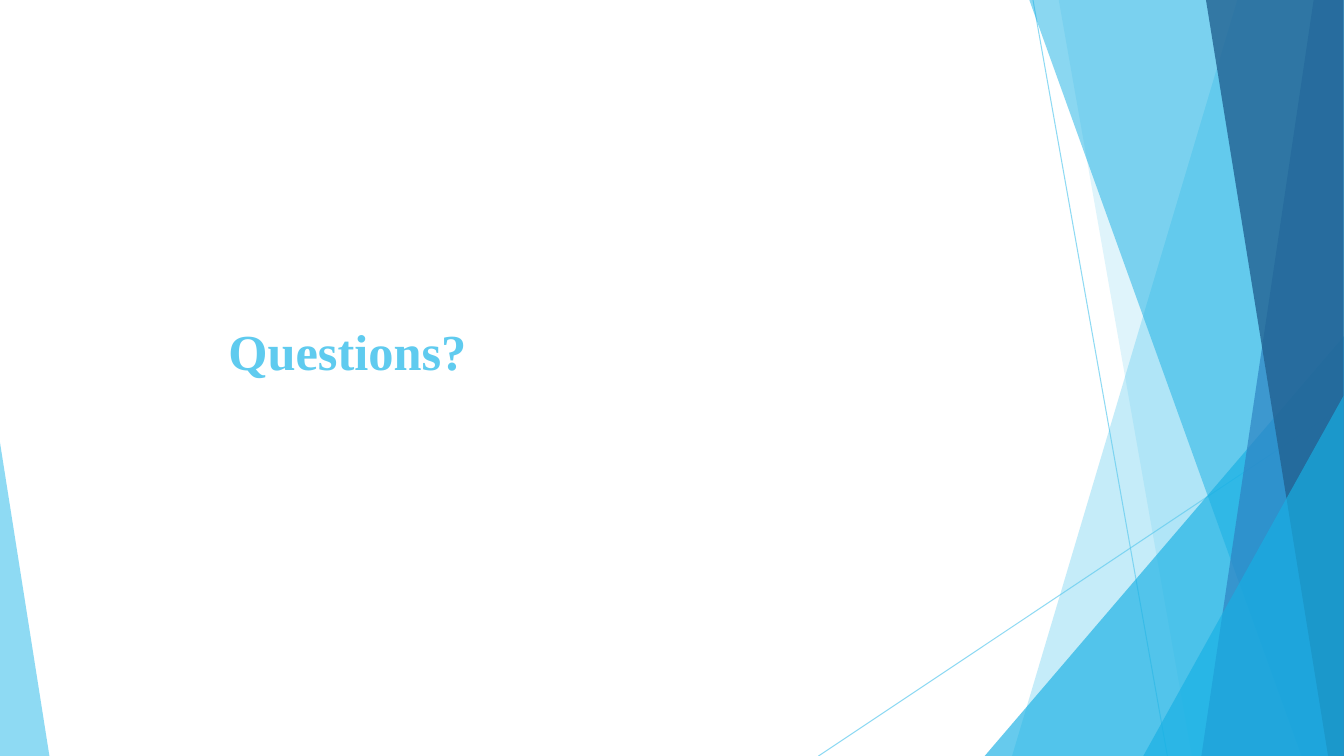
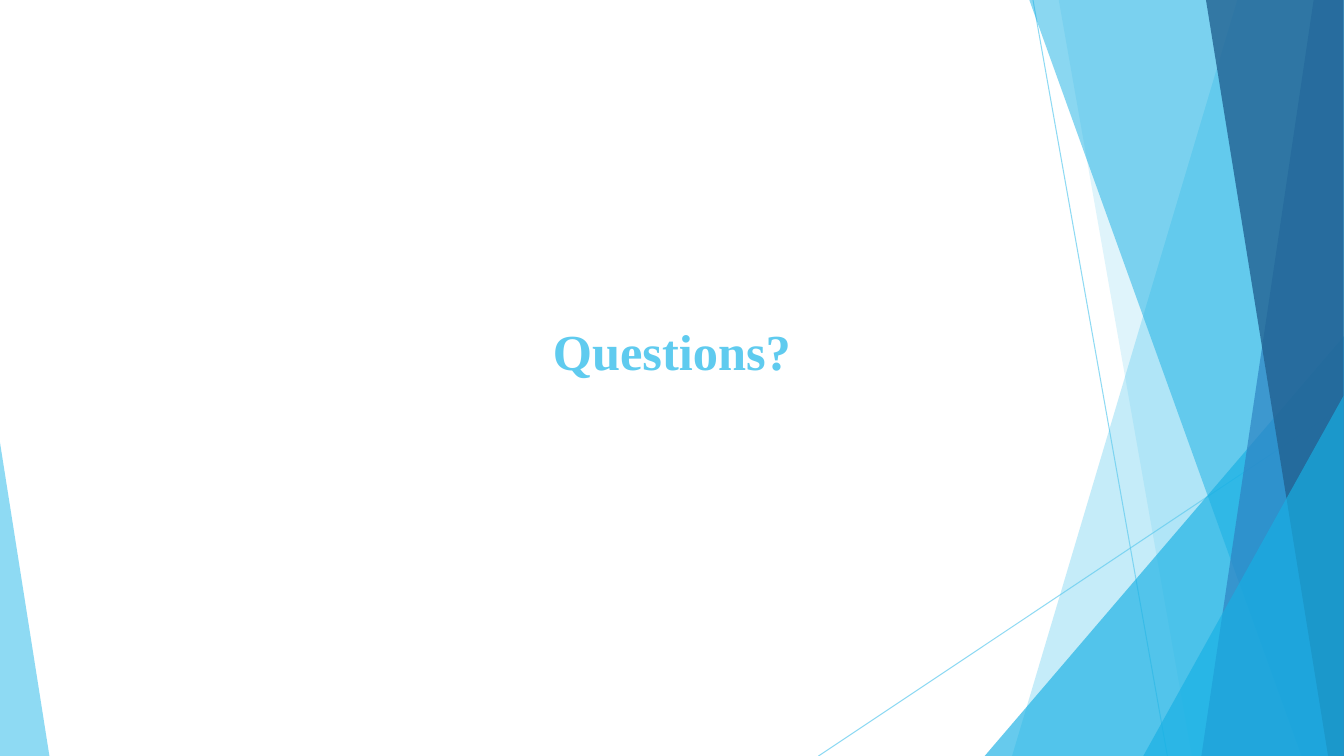
Before and after one commit to BU-NU-CLOUD-SP16/Network-Programmability-as-a-Service, a slide deck: slide 8 of Sprint_4.pptx. Drawn at 1344x756 pixels with LibreOffice and Linux fonts; fonts in the diff are those of the drawing. Boxes give left, top, right and bottom in pixels: in the first picture for what was removed or moved away, otherwise in the second. Text is boxed around its words. In the diff, an @@ line names an element or a change of style, - is before the commit and + after.

```diff
--- a/Sprint_4.pptx
+++ b/Sprint_4.pptx
@@ title "Questions?": place and size @@
-title "Questions?" at (228, 335, 466, 378)
+title "Questions?" at (553, 335, 791, 378)
@@ title "Questions?" at (553, 335, 791, 378): alignment left to centre @@
```
Also in this commit, not shown: 7 other slides changed, 1 slide added, 1 slide removed.
